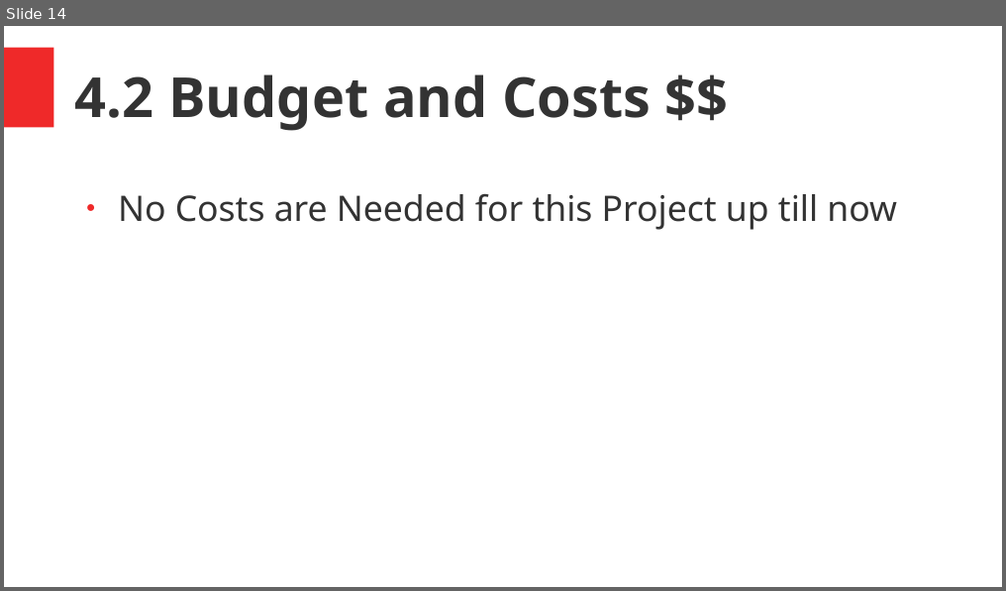
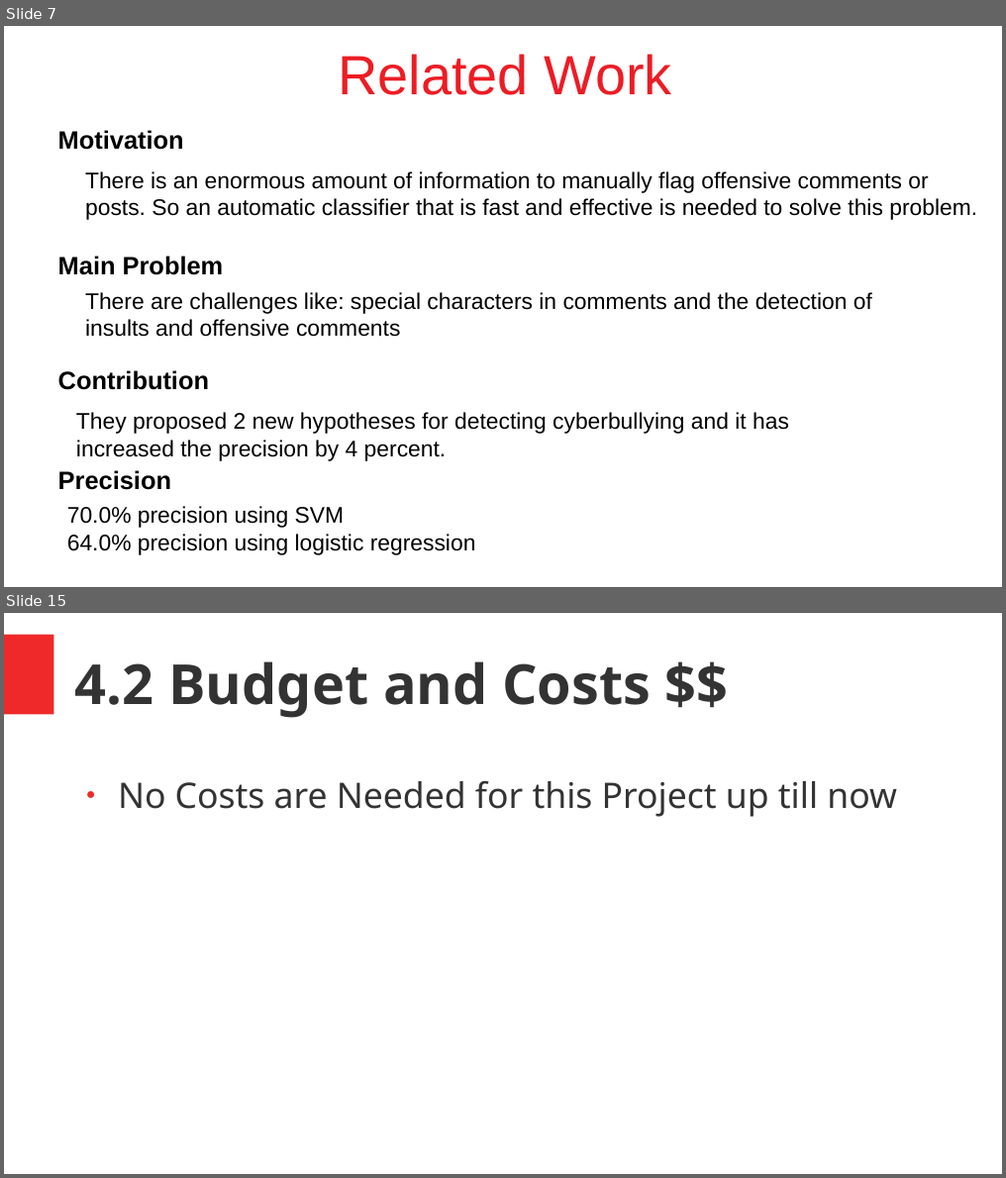
Before and after one commit to DevJohnIbrahim/SSM-GP, a slide deck: Graduation Proposal/Cyberbullypresentation.pptx. Shown one above the other, each under a label of ours: slide 14 before the commit, slides 7 and 15 after it; the slides between them are not shown. The pictures are 1006x591 and 1006x1178 pixels, drawn with LibreOffice and Linux fonts; fonts in the diff are those of the drawing. Boxes give left, top, right and bottom in pixels: in the first picture for what was removed or moved away, otherwise in the second. Text is boxed around its words. In the diff, an @@ line names an element or a change of style, - is before the commit and + after.

```diff
--- a/Graduation Proposal/Cyberbullypresentation.pptx
+++ b/Graduation Proposal/Cyberbullypresentation.pptx
@@ slide 7 added at bbox=[4, 26, 1002, 587], background #FFFFFF @@
@@ text added at bbox=[339, 54, 672, 95], 44 pt, text #ED1C24 @@
+Related Work
@@ text added at bbox=[58, 130, 184, 150], 20 pt, text #000000, bold @@
+Motivation
@@ text added at bbox=[85, 172, 977, 220], 18 pt, text #000000 @@
+There is an enormous amount of information to manually flag offensive comments or posts. So an automatic classifier that is fast and effective is needed to solve this problem.
@@ text added at bbox=[58, 256, 224, 275], 20 pt, text #000000, bold @@
+Main Problem
@@ text added at bbox=[85, 292, 872, 337], 18 pt, text #000000 @@
+There are challenges like: special characters in comments and the detection of insults and offensive comments
@@ text added at bbox=[58, 371, 209, 390], 20 pt, text #000000, bold @@
+Contribution
@@ text added at bbox=[76, 412, 789, 462], 18 pt, text #000000 @@
+They proposed 2 new hypotheses for detecting cyberbullying and it has increased the precision by 4 percent.
@@ text added at bbox=[58, 471, 171, 490], 20 pt, text #000000, bold @@
+Precision
@@ text added at bbox=[67, 506, 476, 556], 18 pt, text #000000 @@
+70.0% precision using SVM
+64.0% precision using logistic regression
@@ what was slide 14 is now slide 15 @@
```
Also in this commit, not shown: 2 slides changed, 1 other slide added, 1 slide removed, 1 other file.
